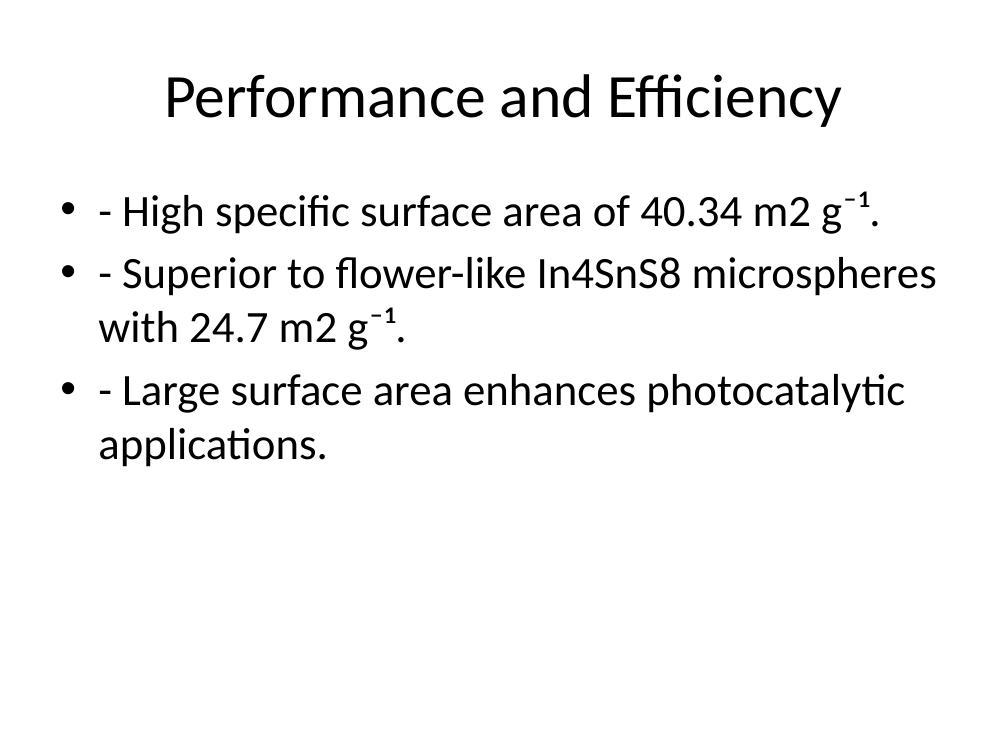
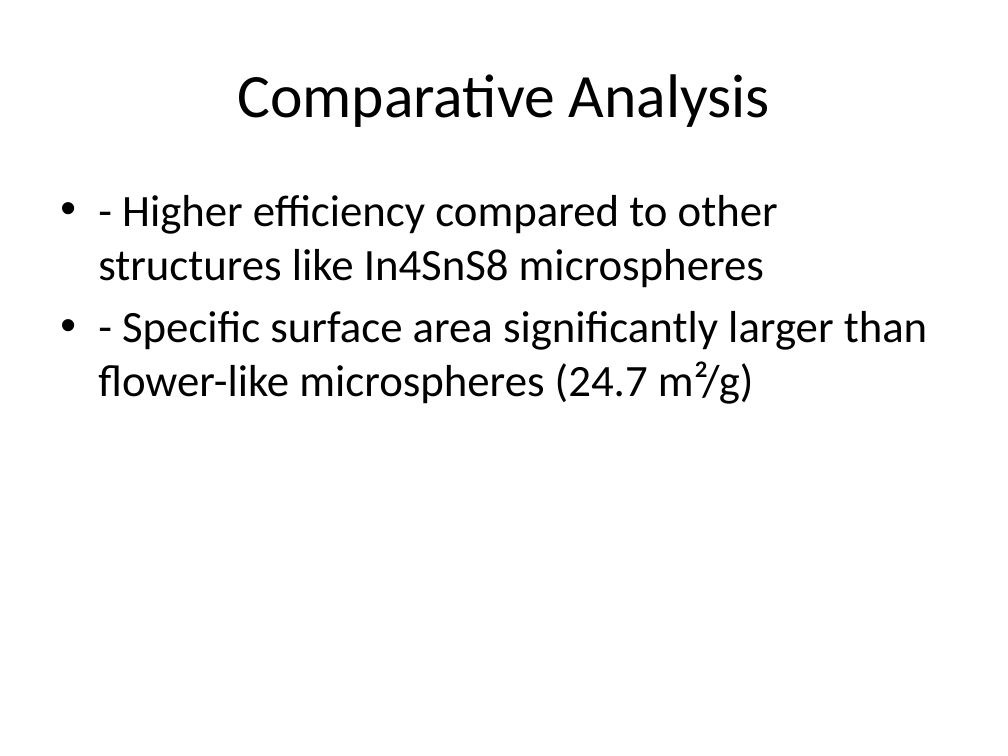
Before and after one commit to knowhrishi/AutoDeckAI-EchoHack, a slide deck: slide 6 of generated_presentation.pptx. Drawn at 1008x756 pixels with LibreOffice and Linux fonts; fonts in the diff are those of the drawing. Boxes give left, top, right and bottom in pixels: in the first picture for what was removed or moved away, otherwise in the second. Text is boxed around its words. In the diff, an @@ line names an element or a change of style, - is before the commit and + after.

Commit message:
minor changes and structure

```diff
--- a/generated_presentation.pptx
+++ b/generated_presentation.pptx
@@ title at <box>237,74,770,127</box>: text changed @@
-Performance and Efficiency
+Comparative Analysis
@@ text at <box>98,195,928,404</box>: text changed @@
-• - High specific surface area of 40.34 m2 g⁻¹.
-• - Superior to flower-like In4SnS8 microspheres with 24.7 m2 g⁻¹.
-• - Large surface area enhances photocatalytic applications.
+• - Higher efficiency compared to other structures like In4SnS8 microspheres
+• - Specific surface area significantly larger than flower-like microspheres (24.7 m²/g)
```
Also in this commit, not shown: 5 other slides changed, 1 slide added, 1 slide removed, 2 other files.
